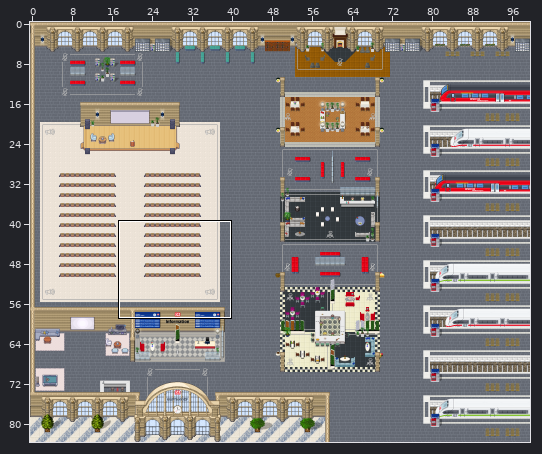
Level history. Tiled map (JSON): map.tmj. The picture above shows the old version from afar; the outline marks the close-up.
Close-up. First the earlier version:
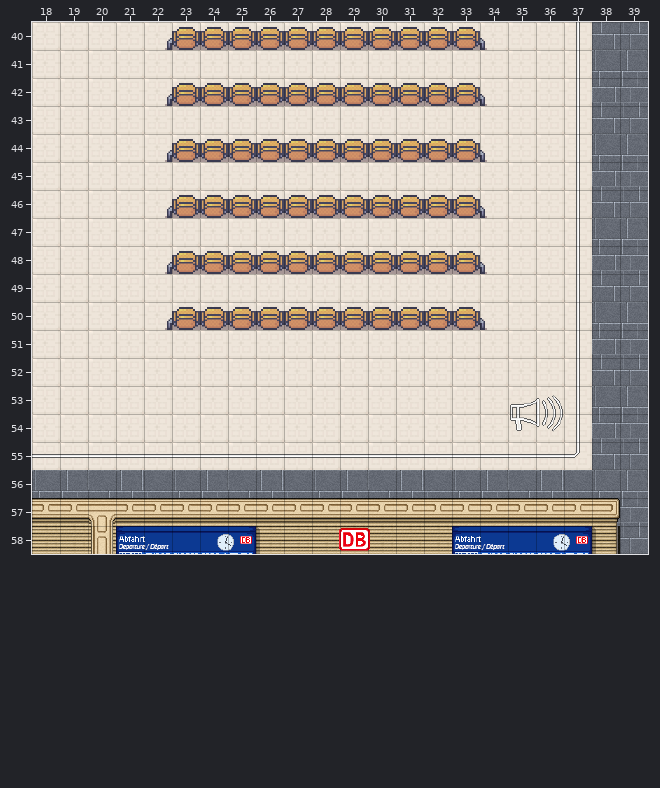
Cells are 32x32 px. Shown: x 18..39, y 40..58. The commit also changed other parts of the map, which this record leaves out.
After the commit:
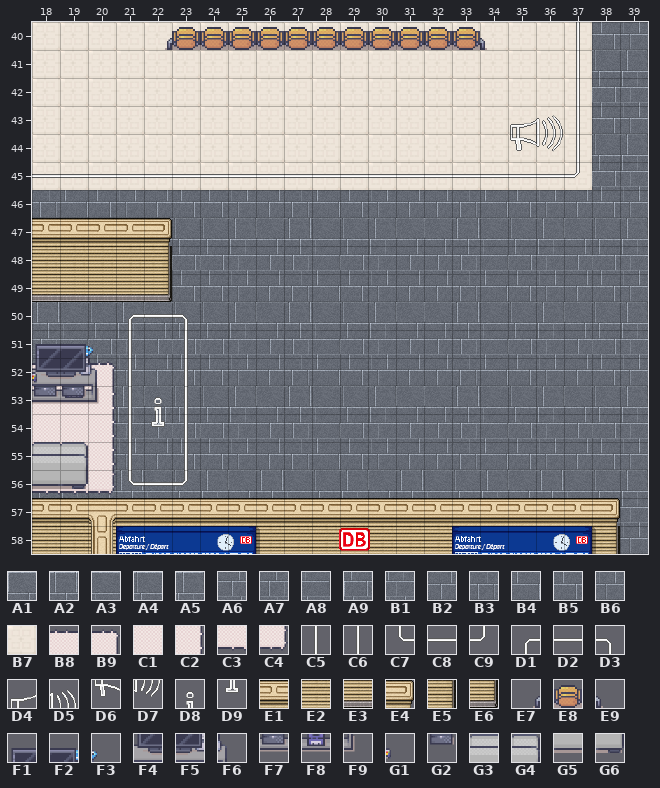
Key: from "Chunk 1": A1 5 turned 90, A2 6 turned 90, A3 7 turned 90, A4 8 turned 90, A5 9 turned 90, A6 12 turned 90, A7 13 turned 90, A8 14 turned 90, A9 15 turned 90, B1 16 turned 90, B2 17 turned 90, B3 18 turned 90, B4 19 turned 90, B5 20 turned 90, B6 21 turned 90, B7 55, B8 61, B9 62, C1 66, C2 67, C3 71, C4 72, C5 213, C6 217, C7 218, C8 219, C9 220, D1 221, D2 222, D3 223, D4 234, D5 235, D6 236, D7 237; from "Chunk 2": D8 0, D9 1, E1 4, E2 6, E3 11, E4 15, E5 26, E6 29; from "Chunk 3": E7 218, E8 219, E9 220; from "Chunk 4": F1 35, F2 36, F3 37, F4 49, F5 50, F6 51, F7 67, F8 68, F9 69, G1 249, G2 253; from "Chunk 5": G3 8, G4 9, G5 15, G6 16.
__ is an empty cell, ## one hidden under a higher layer.
Tiles replaced or removed in this view: B7, C6, C8, C9, D4, D5, D6, D7, E7, E8, E9.
From old to new:
Changed rows in their new state; .. is an unchanged cell.
Layer "floor":
first column x 18:
46 B3 B4 B5 B6 B2 .. B5 B6 B2 B3 B4 B5 B6 B2 B2 B3 B4 B5 B6 B2
47 .. .. .. .. A1 .. A4 A5 A1 A2 A3 A4 A5 A1 A1 A2 A3 A4 A5 A1
48 .. .. .. .. .. .. A9 B1 A6 A7 A8 A9 B1 A6 A6 A7 A8 A9 B1 A6
49 .. .. .. .. B2 .. B5 B6 B2 B3 B4 B5 B6 B2 B2 B3 B4 B5 B6 B2
50 A2 A3 A4 A5 A1 .. A4 A5 A1 A2 A3 A4 A5 A1 A1 A2 A3 A4 A5 A1
51 A7 A8 A9 B1 A6 .. A9 B1 A6 A7 A8 A9 B1 A6 A6 A7 A8 A9 B1 A6
52 B3 .. B5 B6 B2 .. B5 B6 B2 B3 B4 B5 B6 B2 B2 B3 B4 B5 B6 B2
53 .. .. A4 A5 A1 .. A4 A5 A1 A2 A3 A4 A5 A1 A1 A2 A3 A4 A5 A1
54 .. .. A9 B1 A6 .. A9 B1 A6 A7 A8 A9 B1 A6 A6 A7 A8 A9 B1 A6
55 .. .. B5 B6 B2 .. B5 B6 B2 B3 B4 B5 B6 B2 B2 B3 B4 B5 B6 B2
Layer "floor2":
first column x 18:
46 __ __ __ __ __ __ __ __ __ __ __ __ __ __ __ __ __ __ __ __
47 __ __ __ __ __ __ __ __ __ __ __ __ __ __ __ __ __ __ __ __
48 __ __ __ __ __ __ __ __ __ __ __ __ __ __ __ __ __ __ __ __
49 __ __ __ __ __ __ __ __ __ __ __ __ __ __ __ __ __ __ __ __
50 __ __ __ __ __ __ __ __ __ __ __ __ __ __ __ __ __ __ __ __
51 __ __ __ __ __ __ __ __ __ __ __ __ __ __ __ __ __ __ __ __
52 B8 ## B9 __ __ __ __ __ __ __ __ __ __ __ __ __ __ __ __ __
53 C1 C1 C2 __ __ __ __ __ __ __ __ __ __ __ __ __ __ __ __ __
54 C1 C1 C2 __ __ __ __ __ __ __ __ __ __ __ __ __ __ __ __ __
55 C1 C1 C2 __ __ __ __ __ __ __ __ __ __ __ __ __ __ __ __ __
56 C3 C3 C4 .. .. .. .. .. .. .. .. .. .. .. .. .. .. .. .. ..
Layer "outline":
first column x 18:
45 C8 C8 C8 C8 C8 C8 C8 C8 C8 C8 C8 C8 C8 C8 C8 C8 C8 C8 C8 C9
46 .. .. .. .. .. .. .. .. .. .. .. .. .. .. .. .. .. .. .. __
47 .. .. .. .. .. .. .. .. .. .. .. .. .. .. .. .. .. .. .. __
48 .. .. .. .. .. .. .. .. .. .. .. .. .. .. .. .. .. .. .. __
49 .. .. .. .. .. .. .. .. .. .. .. .. .. .. .. .. .. .. .. __
50 .. .. .. .. .. .. .. .. .. .. .. .. .. .. .. .. .. .. .. __
51 .. .. .. .. .. .. .. .. .. .. .. .. .. .. .. .. .. .. .. __
52 .. .. .. .. .. .. .. .. .. .. .. .. .. .. .. .. .. .. .. __
53 .. .. .. .. .. .. .. .. .. .. .. .. .. .. .. .. .. .. .. __
54 .. .. .. .. .. .. .. .. .. .. .. .. .. .. .. .. .. .. .. __
55 __ __ __ __ __ __ __ __ __ __ __ __ __ __ __ __ __ __ __ __
Layer "symbols":
first column x 35:
43 D4 D5
44 D6 D7
first column x 21:
50 D1 D2 D3 .. .. .. .. .. .. .. .. .. .. .. .. ..
51 C5 .. C5 .. .. .. .. .. .. .. .. .. .. .. .. ..
52 C5 .. C5 .. .. .. .. .. .. .. .. .. .. .. .. ..
53 C5 D8 C5 .. .. .. .. .. .. .. .. .. .. .. __ __
54 C5 D9 C5 .. .. .. .. .. .. .. .. .. .. .. __ __
55 C5 .. C5 .. .. .. .. .. .. .. .. .. .. .. .. ..
56 C7 C8 C9 .. .. .. .. .. .. .. .. .. .. .. .. ..
Layer "walls":
first column x 18:
47 E1 E1 E1 E1 E4
48 E2 E2 E2 E2 E5
49 E3 E3 E3 E3 E6
Layer "furniture":
first column x 18:
42 .. .. .. .. __ __ __ __ __ __ __ __ __ __ __ __ __
44 .. .. .. .. __ __ __ __ __ __ __ __ __ __ __ __ __
46 .. .. .. .. __ __ __ __ __ __ __ __ __ __ __ __ __
48 .. .. .. .. __ __ __ __ __ __ __ __ __ __ __ __ __
50 .. .. .. .. __ __ __ __ __ __ __ __ __ __ __ __ __
51 F1 F2 F3 .. .. .. .. .. .. .. .. .. .. .. .. .. ..
52 F4 F5 F6 .. .. .. .. .. .. .. .. .. .. .. .. .. ..
53 F7 F8 F9 .. .. .. .. .. .. .. .. .. .. .. .. .. ..
Layer "aboveFurniture":
first column x 18:
52 G1 ..
53 .. G2
55 G3 G4
56 G5 G6
Changed places in both close-ups, as pixel boxes (x1, y1, x2, y2):
changed: (32, 83, 592, 495)
